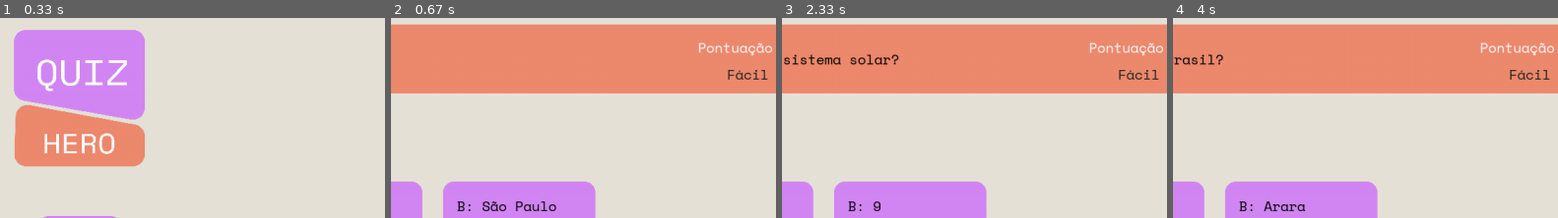
Above: before the commit, frames 1-4 (left to right).
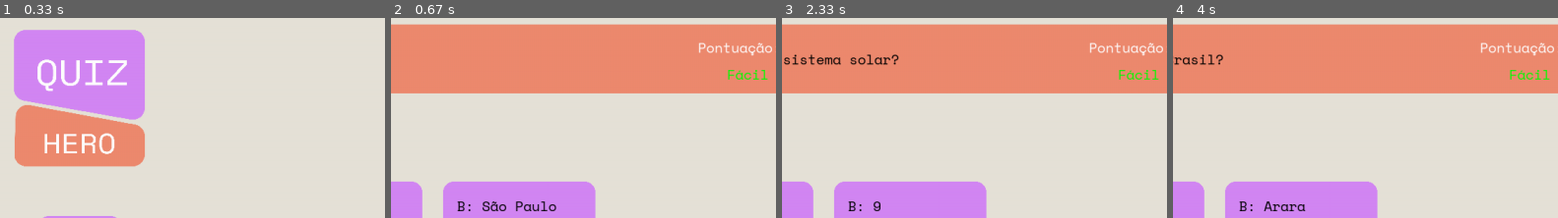
Above: after the commit, the same moments.

Repository: insper-classroom/devlife-23-1-projeto-pygame-jonas-pelegrina-gabriel-mendes
Game: pygame game, started from game/jogo.py
Same seed, same stepped clock (60 frames per second), same inputs: the game is played once before the commit and once after it.
Inputs (mouse positions are % of the whole screen's width and height, from its top left):
- Up to frame 1 (0.33 s): no input
- Up to frame 2 (0.67 s): click (50, 59) at 0.38 s
- Up to frame 3 (2.33 s): click "A: Brasília" at 0.72 s; click (51, 48) at 1.05 s; click (36, 13) at 1.38 s; press the mouse at (36, 13) at 1.7 s; move the mouse to (37, 10) at 1.8 s; release the mouse at (38, 8) at 1.93 s; click (53, 71) at 2.05 s
- Up to frame 4 (4 s): click "D: 10" at 2.38 s; click (29, 66) at 2.72 s; click "Pontuação final: 0" at 3.05 s; click "Menu principal" at 3.38 s; click "Jogar" at 3.88 s
The pictures show only the part of the screen within x 44-94%, y 2-52%; the shares and areas given below are measured in that part.

Frame 1 is identical in both runs. In frame 2, 0.2% of the frame differs, in the area x 87-98%, y 25-31%; in frame 3, 0.2%; in frame 4, 0.2%.

Commit message:
Cor dos níveis atualizado.

Diff:
--- a/game/config.py
+++ b/game/config.py
@@ -12,7 +12,9 @@
 PRETO = (0, 0, 0)
 BRANCO = (255, 255, 255)
 BEGE_FUNDO = (230, 226, 216)
-VERDE = (25,36,31)
+VERDE = (0, 255, 0)
+AMARELO = (255, 255, 0)
+VERMELHO = (255, 0, 0)
 
 # Variáveis
 tela_de_inicio = True
@@ -21,3 +23,4 @@
 tela_venceu_jogo = False
 inicio_jogo = False
 pontuacao = 0
+cor_nivel = 0
--- a/game/funcoes.py
+++ b/game/funcoes.py
@@ -22,11 +22,11 @@
     return questao
 
 def define_nivel (pontuacao):
-    if pontuacao < 5:
+    if pontuacao < 10:
         nivel = 'Fácil'
-    elif 5 <= pontuacao < 10:
+    elif 10 <= pontuacao < 15:
         nivel = 'Médio'
-    elif pontuacao == 10:
+    elif 15 <= pontuacao < 18:
         nivel = 'Difícil'
     else:
         nivel = 'Ganhou'
@@ -40,6 +40,18 @@
     elif nivel == 'Difícil':
         questao_sorteada = sorteia_questao (dicionario_classificado, 'Difícil')
     return questao_sorteada
+
+def define_cor_nivel (nivel):
+    if nivel == 'Fácil':
+        cor_nivel = VERDE
+    elif nivel == 'Médio':
+        cor_nivel = AMARELO
+    elif nivel == 'Difícil':
+        cor_nivel = VERMELHO
+    else:
+        cor_nivel = PRETO
+    return cor_nivel
+
 
 def timer_nivel (nivel):
     if nivel == 'Fácil':
--- a/game/jogo.py
+++ b/game/jogo.py
@@ -1,7 +1,7 @@
 # ===== Inicialização =====
 # Importa pacotes
 from pygame import *
-from classes_e_objetos import *
+from classe_botao import *
 from config import *
 from assets import *
 from perguntas_e_respostas import *
@@ -149,7 +149,7 @@
                 desenha_linhas_pygame(linhas, fonte_jogo, PRETO, posicao[txt][0], posicao[txt][1])
 
             # Desenha o Texto/Dificuldade na tela
-            nivel_atual = fonte_jogo.render(questao_sorteada['nivel'], True, VERDE)
+            nivel_atual = fonte_jogo.render(questao_sorteada['nivel'], True, cor_nivel)
             window.blit (nivel_atual, (WIDTH/2 - nivel_atual.get_width()/2 + 400, HEIGHT/5 - nivel_atual.get_height()/2))
 
             # Pontuação	do jogador
@@ -266,6 +266,7 @@
                         tela_de_inicio = False
                         inicio_jogo = True
                         pontuacao = 0
+                        cor_nivel = VERDE
                         dicionario_classificado = classifica_nivel(perguntas)
                         questao_sorteada = sorteia_questao(dicionario_classificado, 'Fácil')
 
@@ -314,6 +315,9 @@
                             # Nível de dificuldade atual
                             nivel = define_nivel(pontuacao)
 
+                            # Cor do nível de dificuldade atual
+                            cor_nivel = define_cor_nivel(nivel)
+
                             # Verifica se ganhou o jogo
                             if nivel == 'Ganhou':
                                 mixer.music.pause()
@@ -347,6 +351,9 @@
                             # Nível de dificuldade atual
                             nivel = define_nivel(pontuacao)
 
+                            # Cor do nível de dificuldade atual
+                            cor_nivel = define_cor_nivel(nivel)
+
                             # Verifica se ganhou o jogo
                             if nivel == 'Ganhou':
                                 mixer.music.pause()
@@ -380,6 +387,9 @@
                             # Nível de dificuldade atual
                             nivel = define_nivel(pontuacao)
 
+                            # Cor do nível de dificuldade atual
+                            cor_nivel = define_cor_nivel(nivel)
+
                             # Verifica se ganhou o jogo
                             if nivel == 'Ganhou':
                                 mixer.music.pause()
@@ -413,6 +423,9 @@
                             # Nível de dificuldade atual
                             nivel = define_nivel(pontuacao)
 
+                            # Cor do nível de dificuldade atual
+                            cor_nivel = define_cor_nivel(nivel)
+
                             # Verifica se ganhou o jogo
                             if nivel == 'Ganhou':
                                 mixer.music.pause()
@@ -443,6 +456,7 @@
                         tela_fim_de_jogo = False
                         inicio_jogo = True
                         pontuacao = 0
+                        cor_nivel = VERDE
                         dicionario_classificado = classifica_nivel(perguntas)
                         questao_sorteada = sorteia_questao(dicionario_classificado, 'Fácil')
 
@@ -468,6 +482,7 @@
                         tela_fim_de_jogo = False
                         inicio_jogo = True
                         pontuacao = 0
+                        cor_nivel = VERDE
                         dicionario_classificado = classifica_nivel(perguntas)
                         questao_sorteada = sorteia_questao(dicionario_classificado, 'Fácil')
 
Renamed: game/classes_e_objetos.py -> game/classe_botao.py
